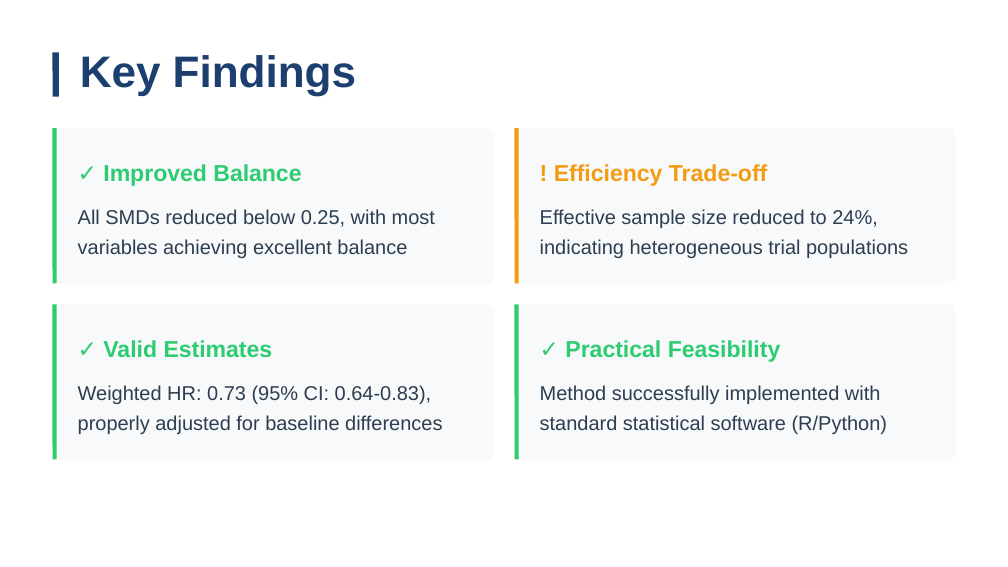
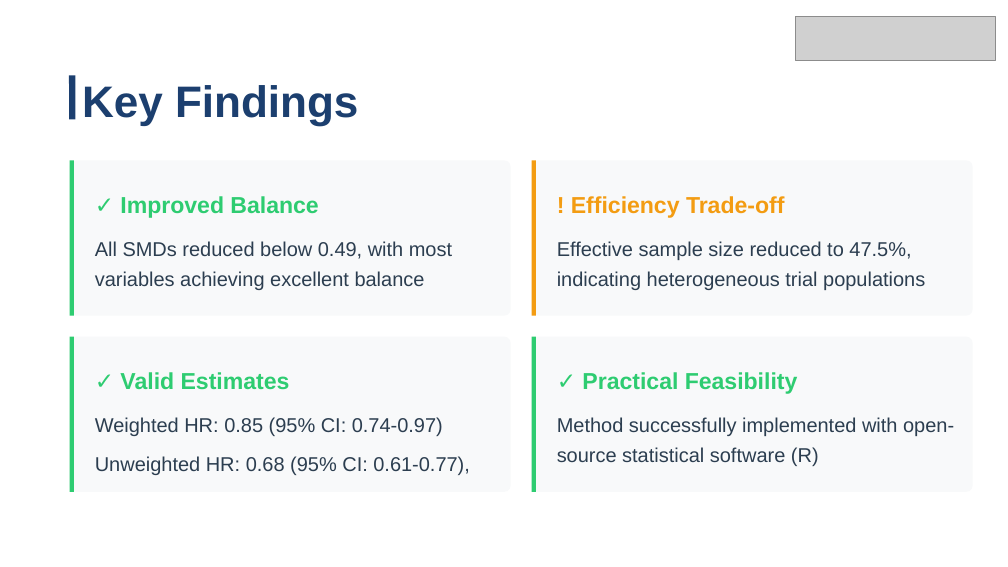
Before and after one commit to dkarletsos/multigroup_iptw, a slide deck: slide 19 of manuscript/PRE_AS12.pptx (slide 15 before the commit). Drawn at 1008x567 pixels with LibreOffice and Linux fonts; fonts in the diff are those of the drawing; grey boxes stand for pictures. Boxes give left, top, right and bottom in pixels: in the first picture for what was removed or moved away, otherwise in the second. Text is boxed around its words. In the diff, an @@ line names an element or a change of style, - is before the commit and + after.

```diff
--- a/manuscript/PRE_AS12.pptx
+++ b/manuscript/PRE_AS12.pptx
@@ picture added at [795,16,995,60] @@
@@ line moved from (55, 52) - (55, 97) to (73, 76) - (73, 119) @@
@@ text "Key Findings": place and size @@
-text "Key Findings" at [80,55,356,96]
+text "Key Findings" at [82,85,358,125]
@@ rounded rectangle: place and size @@
-rounded rectangle at [52,128,494,283]
+rounded rectangle at [70,160,511,316]
@@ line moved from (54, 128) - (54, 283) to (72, 160) - (72, 316) @@
@@ 4 texts, 1 rounded rectangle, 1 line: place and size @@
-4 texts, 1 rounded rectangle, 1 line at [103,128,956,362]
+4 texts, 1 rounded rectangle, 1 line at [120,160,973,394]
@@ text at [95,241,452,290]: text changed @@
-All SMDs reduced below 0.25, with most variables achieving excellent balance
+All SMDs reduced below 0.49, with most variables achieving excellent balance
@@ text at [557,241,925,290]: text changed @@
-Effective sample size reduced to 24%, indicating heterogeneous trial populations
+Effective sample size reduced to 47.5%, indicating heterogeneous trial populations
@@ rounded rectangle: place and size @@
-rounded rectangle at [52,304,494,460]
+rounded rectangle at [70,337,511,492]
@@ line moved from (54, 304) - (54, 460) to (72, 337) - (72, 492) @@
@@ rounded rectangle: place and size @@
-rounded rectangle at [514,304,956,460]
+rounded rectangle at [531,337,973,492]
@@ line moved from (516, 304) - (516, 460) to (533, 337) - (533, 492) @@
@@ text at [95,417,470,475]: text changed @@
-Weighted HR: 0.73 (95% CI: 0.64-0.83), properly adjusted for baseline differences
+Weighted HR: 0.85 (95% CI: 0.74-0.97)
+Unweighted HR: 0.68 (95% CI: 0.61-0.77),
@@ text at [557,417,954,466]: text changed @@
-Method successfully implemented with standard statistical software (R/Python)
+Method successfully implemented with open-source statistical software (R)
```
Also in this commit, not shown: 16 other slides changed, 4 slides added, 1 slide removed, 7 other files.
